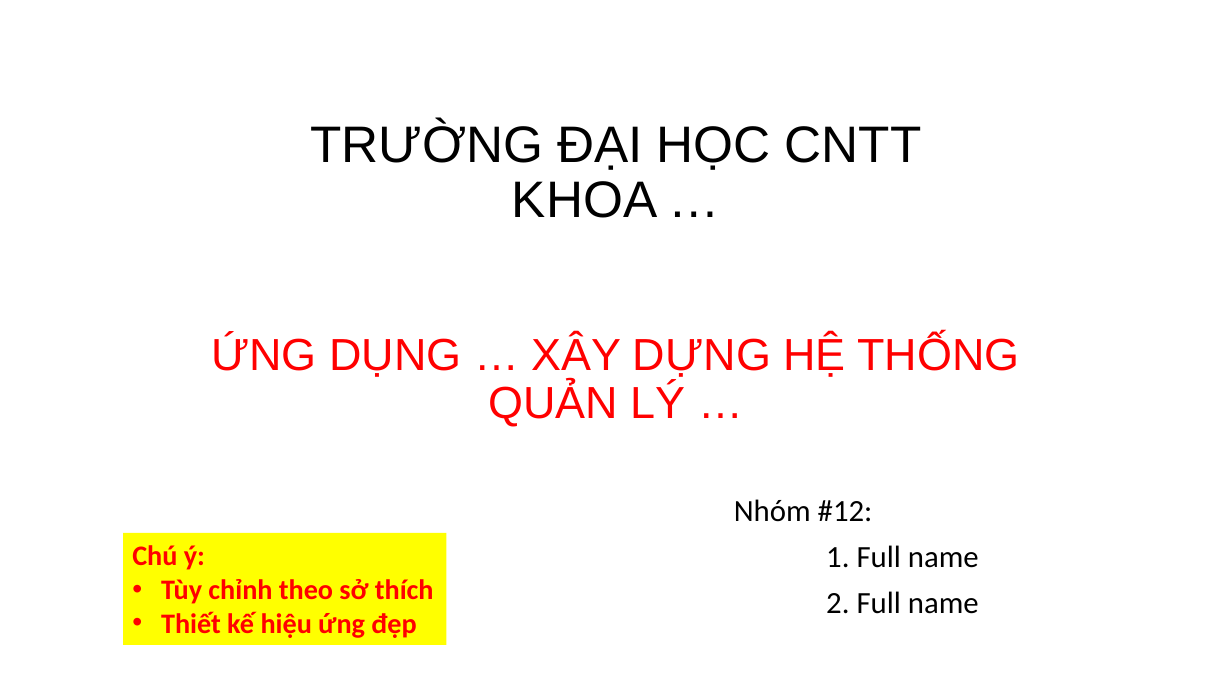
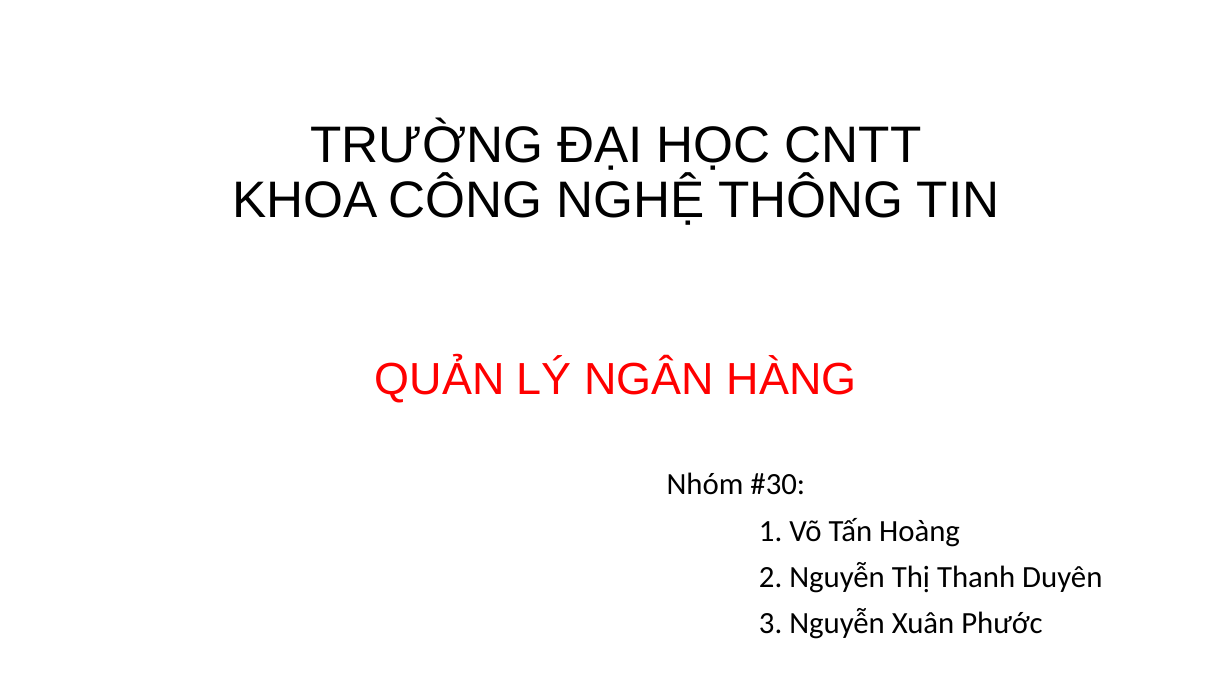
Before and after one commit to hoanghlt/quanlynganhang, a slide deck: slide 1 of docs/Slide template.pptx. Drawn at 1232x693 pixels with LibreOffice and Linux fonts; fonts in the diff are those of the drawing. Boxes give left, top, right and bottom in pixels: in the first picture for what was removed or moved away, otherwise in the second. Text is boxed around its words. In the diff, an @@ line names an element or a change of style, - is before the commit and + after.

```diff
--- a/docs/Slide template.pptx
+++ b/docs/Slide template.pptx
@@ title at box(232, 121, 1000, 225): text changed @@
-TRƯỜNG ĐẠI HỌC CNTT
-KHOA …
+TRƯỜNG ĐẠI HỌC CNTT
+KHOA CÔNG NGHỆ THÔNG TIN
@@ text at box(375, 359, 857, 403): text changed @@
-ỨNG DỤNG … XÂY DỰNG HỆ THỐNG QUẢN LÝ …
+QUẢN LÝ NGÂN HÀNG
@@ subtitle at box(667, 472, 1102, 639): text changed @@
-Nhóm #12:
-1. Full name
-2. Full name
+Nhóm #30:
+1. Võ Tấn Hoàng
+2. Nguyễn Thị Thanh Duyên
+3. Nguyễn Xuân Phước
@@ rectangle removed at box(123, 533, 446, 645) @@
-Chú ý:
-• Tùy chỉnh theo sở thích
-• Thiết kế hiệu ứng đẹp
```
Also in this commit, not shown: 4 other slides changed, 7 slides added, 2 slides removed, 11 other files.
